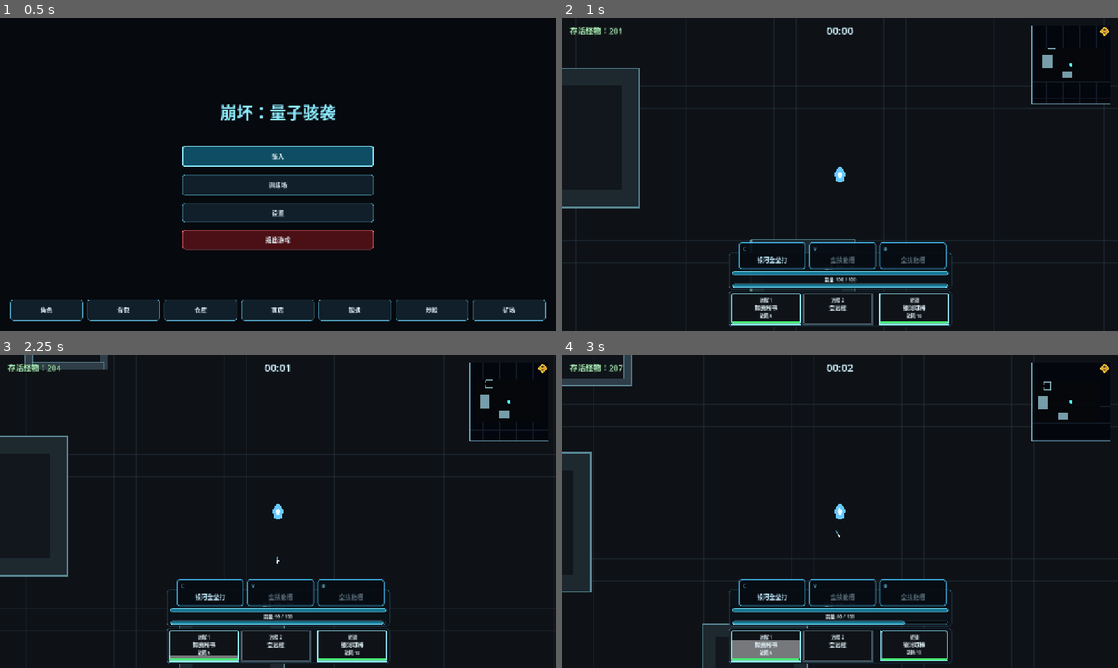
Above: before the commit, frames 1-4 (two rows, left to right).
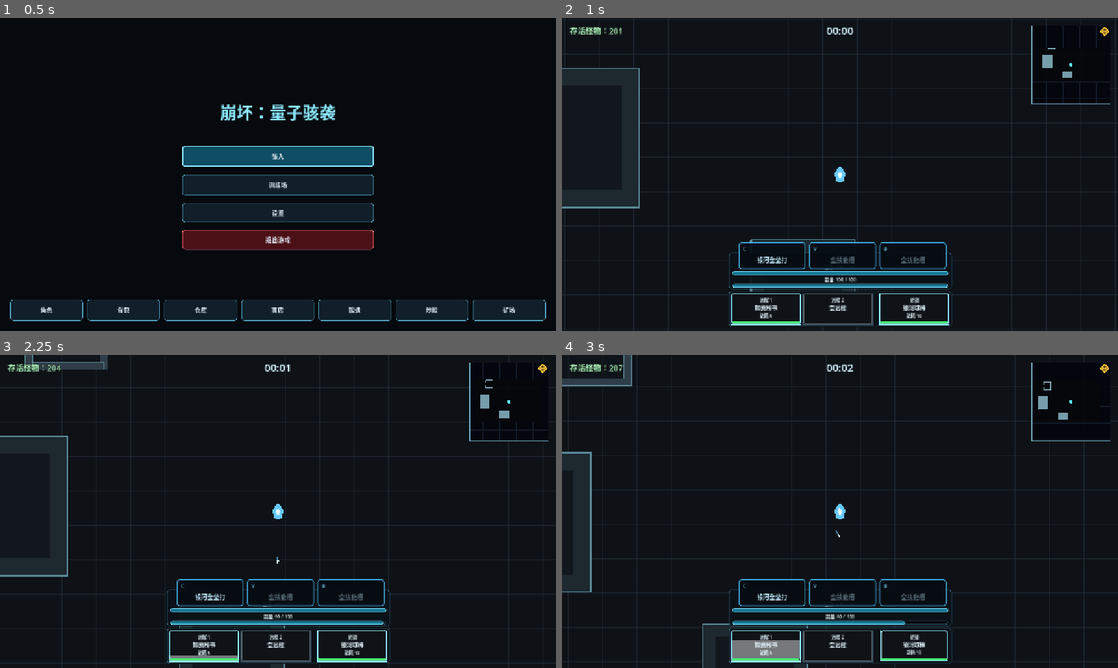
Above: after the commit, the same moments.

Repository: LisBam/StarHacker
Game: Godot game, scene res://scenes/ui/main_menu.tscn
The game is run twice, just before and just after one commit, with the same random seed, the same clock (stepped at 60 frames per second) and the same inputs.
Inputs (mouse positions are in pixels of both pictures, inside the frame that each line leads up to):
- Up to frame 1 (0.5 s): no input
- Up to frame 2 (1 s): click "骇入" at 0.5 s
- Up to frame 3 (2.25 s): tap Enter at 1.25 s; drag from (205, 646) to (294, 511) at 1.27 s; drag from (278, 646) to (294, 511) at 2.02 s
- Up to frame 4 (3 s): tap Space (dodge) at 2.75, 2.85 s; move the mouse to (912, 646) at 2.77 s; hold D (move_right) from 2.78 s (still down); click (912, 646) at 2.92 s

Frame 1 is identical in both runs. In frame 2, less than 0.1% of the frame differs, in the area x 0-100%, y 0-100%; in frame 3, less than 0.1%; in frame 4, less than 0.1%.

Commit message:
1.调整地图背景网格为50像素   2.解耦背景网格与地图边界尺寸   3.完善地图网格机制文档

Diff:
--- a/scripts/game/game_world.gd
+++ b/scripts/game/game_world.gd
@@ -29,10 +29,12 @@
 ## 玩家、敌人、掉落物、地图装饰都可以作为它的子节点存在。
 ## 进入战斗场景时会生成一张大型网格地图，并在地图上随机摆放墙体、建筑和怪物。
 
-## 调试网格单格尺寸；取值应大于 0，默认 64 匹配常见 2D 地图尺度，运行时修改会改变距离参照密度。
+## 地图边界计算单格尺寸；取值应大于 0，默认 64 与 grid_extent 共同定义完整玩法范围，不控制背景网格线间距。
 @export var grid_size: float = 64.0
 ## 网格地图向每个方向延伸的格数；取值应为正整数，默认 96 生成 192x192 格大型战斗地图，运行时修改会改变地图尺寸。
 @export var grid_extent: int = 96
+## 背景网格单格尺寸；单位为像素，默认 50 表示每格固定为 50×50 像素，只改变地面视觉参照密度，不影响地图边界、生成或导航范围。
+@export_range(1.0, 1024.0, 1.0, "or_greater") var background_grid_cell_size: float = 50.0
 ## 地图边框颜色；取值为 RGBA，默认更亮用于定位网格地图边界，运行时修改会影响边界识别。
 @export var axis_color: Color = Color(0.28, 0.52, 0.72, 0.62)
 ## 地图随机种子；默认 0 表示每次进入战斗场景随机生成，设置为正数可复现同一张地图。
@@ -387,18 +389,20 @@
 
 
 func _draw() -> void:
-	# 网格半边长；取值由 grid_size 和 grid_extent 计算，无固定默认值，修改会影响背景矩形和线段端点。
+	# 地图半边长；取值由 grid_size 和 grid_extent 计算，无固定默认值，修改会影响背景矩形和线段端点。
 	var half_size: float = grid_size * float(grid_extent)
 	# 背景绘制区域；取值为以世界原点居中的 Rect2，无固定默认值，修改会影响可视背景覆盖范围。
 	var play_area: Rect2 = Rect2(Vector2(-half_size, -half_size), Vector2(half_size * 2.0, half_size * 2.0))
 	draw_rect(play_area, base_floor_color, true)
 
-	# 网格线循环索引；取值范围为 -grid_extent 到 grid_extent，默认每格绘制一条水平线和垂直线。
-	for index in range(-grid_extent, grid_extent + 1):
-		# 当前网格线偏移；取值由循环索引乘单格尺寸得出，默认用于生成世界坐标线段。
-		var offset: float = float(index) * grid_size
-		draw_line(Vector2(offset, -half_size), Vector2(offset, half_size), grid_color, 1.0)
-		draw_line(Vector2(-half_size, offset), Vector2(half_size, offset), grid_color, 1.0)
+	# 有效背景网格尺寸；最低为 1 像素，异常检查器数据不会导致零步长循环。
+	var resolved_background_grid_cell_size: float = maxf(background_grid_cell_size, 1.0)
+	# 当前网格线偏移；从地图负方向边界内的首个整格倍数开始，逐格绘制到正方向边界。
+	var grid_line_offset: float = ceilf(-half_size / resolved_background_grid_cell_size) * resolved_background_grid_cell_size
+	while grid_line_offset <= half_size:
+		draw_line(Vector2(grid_line_offset, -half_size), Vector2(grid_line_offset, half_size), grid_color, 1.0)
+		draw_line(Vector2(-half_size, grid_line_offset), Vector2(half_size, grid_line_offset), grid_color, 1.0)
+		grid_line_offset += resolved_background_grid_cell_size
 
 	# 地图边框颜色；取值来自 axis_color，默认用于网格地图边界提示。
 	var border_color: Color = axis_color
Not shown, changed: docs/game_framework.md
Not shown, changed: docs/扩展包内容.md
Not shown, changed: docs/游戏机制与玩法内容.md
